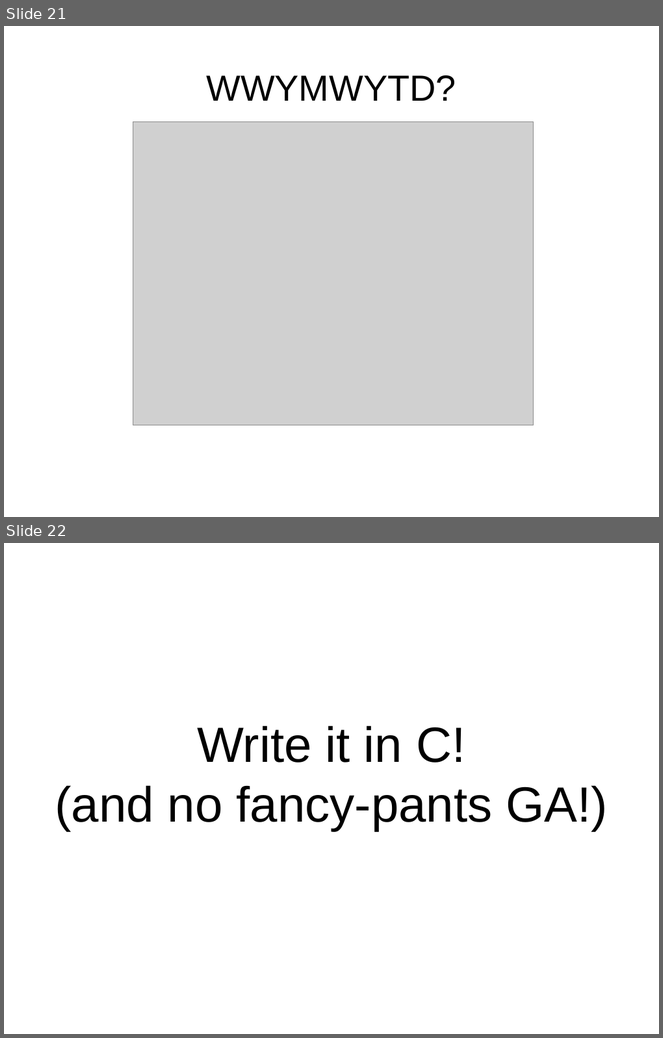
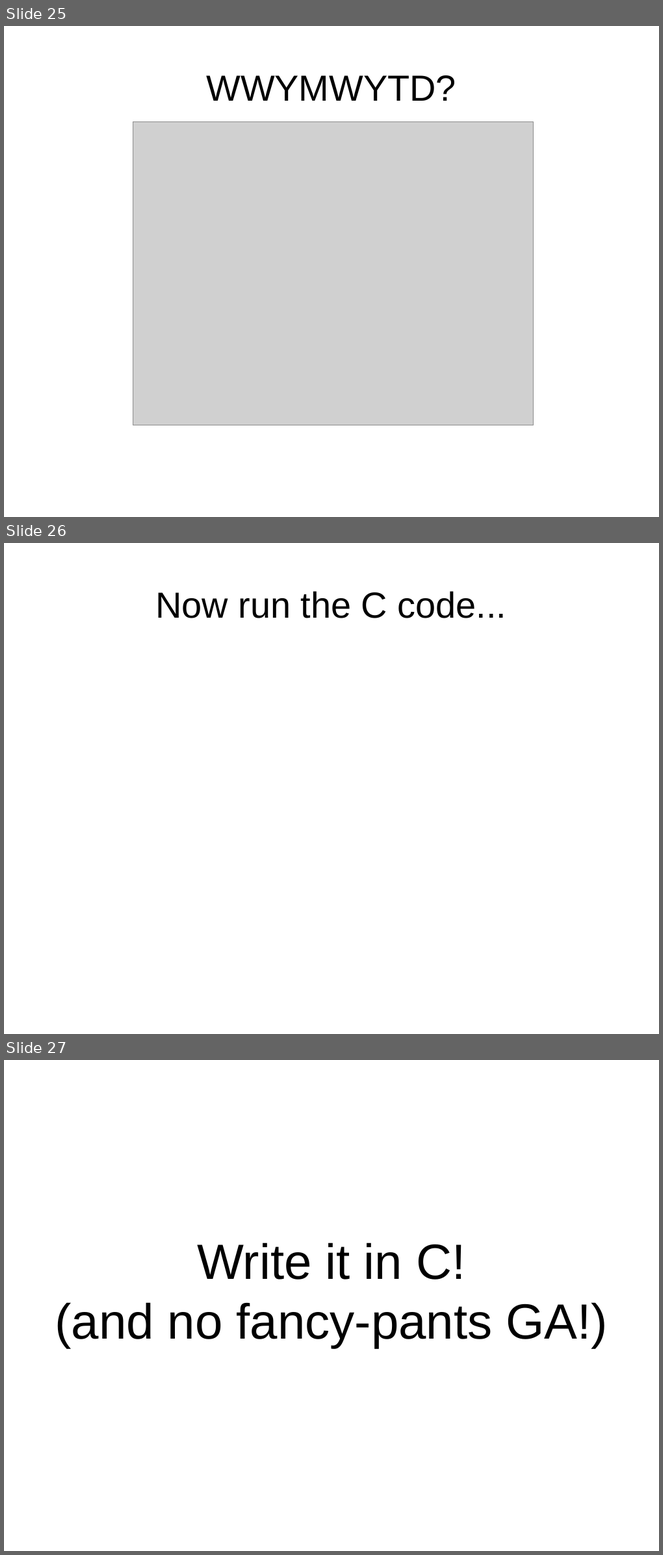
Before and after one commit to philtomson/OSBridge2012Talk, a slide deck: OSBridge2012.odp. Shown one above the other, each under a label of ours: slides 21 and 22 before the commit, slides 25, 26 and 27 after it. The pictures are 663x1038 and 663x1555 pixels, drawn with LibreOffice and Linux fonts; fonts in the diff are those of the drawing; grey boxes stand for pictures. Boxes give left, top, right and bottom in pixels: in the first picture for what was removed or moved away, otherwise in the second. Text is boxed around its words. In the diff, an @@ line names an element or a change of style, - is before the commit and + after.

```diff
--- a/OSBridge2012.odp
+++ b/OSBridge2012.odp
@@ slide 26 added at box(4, 543, 659, 1034), background #FFFFFF @@
@@ title added at box(155, 591, 507, 618), 44 pt, text #000000 @@
+Now run the C code...
@@ what was slide 21 is now slide 25 @@
@@ what was slide 22 is now slide 27 @@
```
Also in this commit, not shown: 5 slides changed, 4 other slides added, 2 other files.
